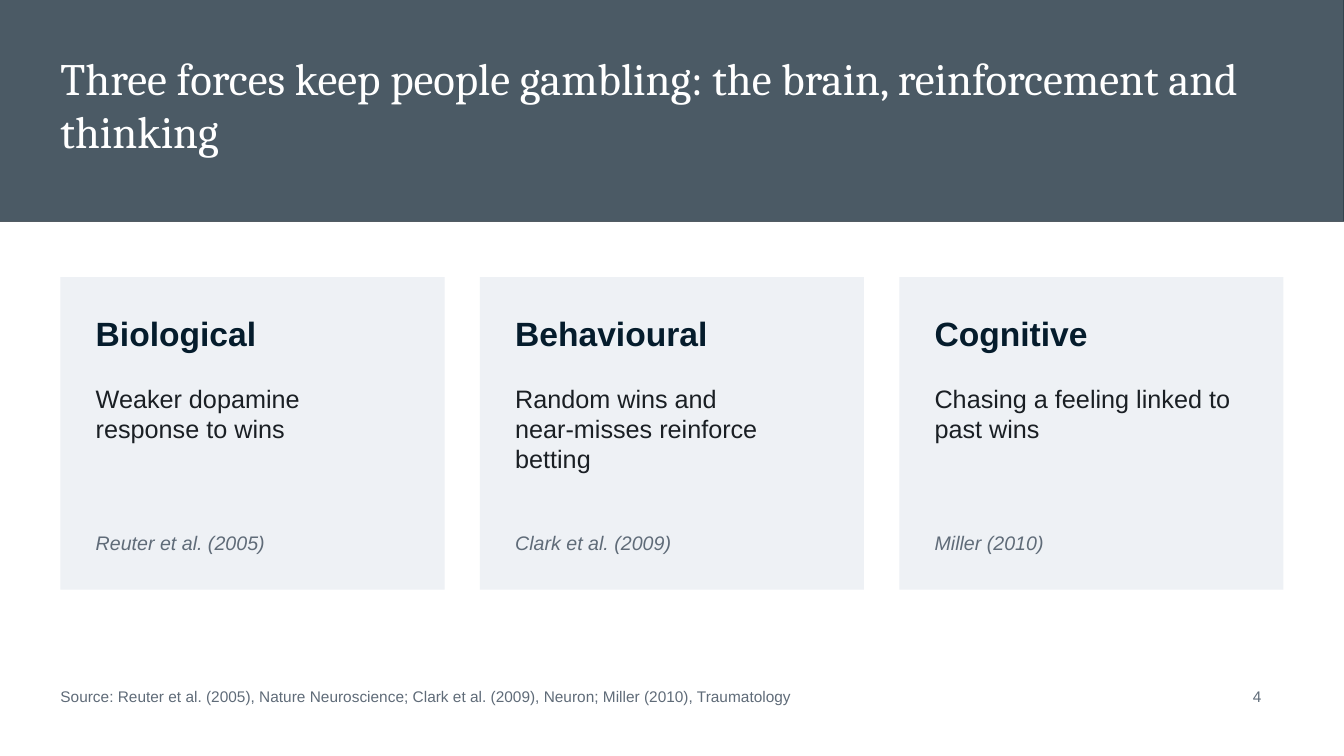
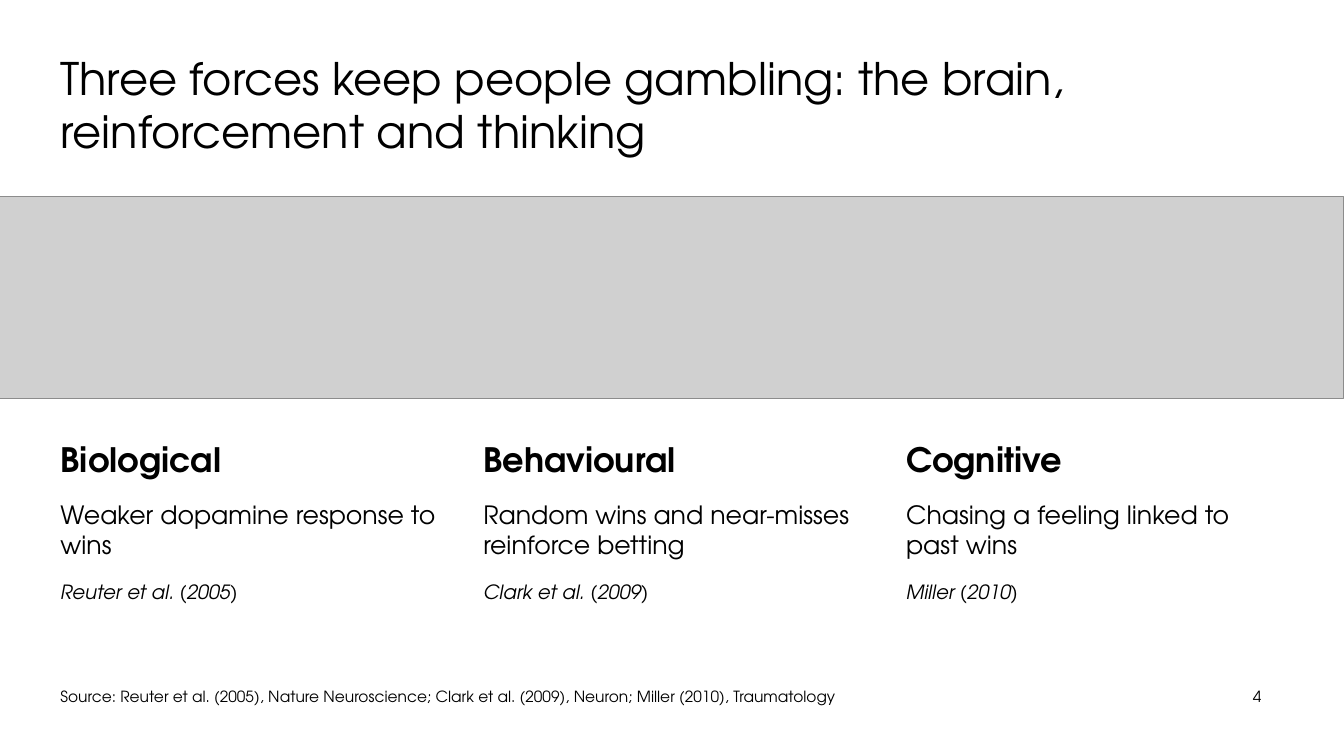
Before and after one commit to matisqaceme/Study, a slide deck: slide 4 of psychology/gambling-disorder/Gambling_Disorder_9990.pptx. Drawn at 1344x756 pixels with LibreOffice and Linux fonts; fonts in the diff are those of the drawing; grey boxes stand for pictures. Boxes give left, top, right and bottom in pixels: in the first picture for what was removed or moved away, otherwise in the second. Text is boxed around its words. In the diff, an @@ line names an element or a change of style, - is before the commit and + after.

```diff
--- a/psychology/gambling-disorder/Gambling_Disorder_9990.pptx
+++ b/psychology/gambling-disorder/Gambling_Disorder_9990.pptx
@@ picture removed at (x1=0, y1=0, x2=1344, y2=222) @@
@@ rectangle removed at (x1=0, y1=0, x2=1344, y2=222) @@
@@ title "Three forces keep people gambling: ..." at (x1=60, y1=62, x2=1064, y2=158): font Cambria to TeX Gyre Adventor, text colour #FFFFFF to #000000 @@
@@ picture added at (x1=0, y1=197, x2=1344, y2=398) @@
@@ rectangle removed at (x1=60, y1=277, x2=445, y2=590) @@
@@ rectangle removed at (x1=480, y1=277, x2=864, y2=590) @@
@@ rectangle removed at (x1=899, y1=277, x2=1284, y2=590) @@
@@ text "Biological" moved from (x1=96, y1=321, x2=256, y2=353) to (x1=60, y1=446, x2=221, y2=480) @@
@@ text "Behavioural" moved from (x1=515, y1=321, x2=707, y2=347) to (x1=483, y1=446, x2=675, y2=473) @@
@@ font Arial to TeX Gyre Adventor, text colour #051C2C to #000000 in 3 elements at (x1=483, y1=446, x2=675, y2=473), (x1=60, y1=446, x2=221, y2=480), (x1=906, y1=446, x2=1062, y2=480) @@
@@ text "Cognitive" moved from (x1=935, y1=321, x2=1088, y2=353) to (x1=906, y1=446, x2=1062, y2=480) @@
@@ text "Weaker dopamine response to wins" moved from (x1=96, y1=389, x2=300, y2=444) to (x1=60, y1=505, x2=435, y2=555) @@
@@ text "Weaker dopamine response to wins" at (x1=60, y1=505, x2=435, y2=555): font Arial to TeX Gyre Adventor, text colour #1A1F24 to #000000 @@
@@ text at (x1=483, y1=505, x2=849, y2=560): text changed; font Arial to TeX Gyre Adventor; text colour #1A1F24 to #000000 @@
-Random wins and near‑misses reinforce betting
+Random wins and near-misses reinforce betting
@@ text "Chasing a feeling linked to ..." at (x1=906, y1=505, x2=1229, y2=559): font Arial to TeX Gyre Adventor, text colour #1A1F24 to #000000 @@
@@ text "Chasing a feeling linked to ..." moved from (x1=935, y1=389, x2=1230, y2=444) to (x1=906, y1=505, x2=1229, y2=559) @@
@@ text "Reuter et al. (2005)" moved from (x1=96, y1=536, x2=265, y2=554) to (x1=60, y1=584, x2=238, y2=603) @@
@@ text "Clark et al. (2009)" moved from (x1=515, y1=536, x2=671, y2=554) to (x1=483, y1=584, x2=648, y2=603) @@
@@ font Arial to TeX Gyre Adventor, text colour #5F6B78 to #000000; vertical alignment bottom to top in 3 elements at (x1=483, y1=584, x2=648, y2=603), (x1=60, y1=584, x2=238, y2=603), (x1=906, y1=584, x2=1018, y2=603) @@
@@ text "Miller (2010)" moved from (x1=935, y1=536, x2=1044, y2=554) to (x1=906, y1=584, x2=1018, y2=603) @@
@@ text "Source: Reuter et al. (2005), ..." at (x1=60, y1=690, x2=835, y2=706): font Arial to TeX Gyre Adventor, text colour #5F6B78 to #000000 @@
@@ page number at (x1=1253, y1=690, x2=1262, y2=702): font Arial to TeX Gyre Adventor, text colour #5F6B78 to #000000 @@
```
Also in this commit, not shown: 7 other slides changed, 5 other files.
